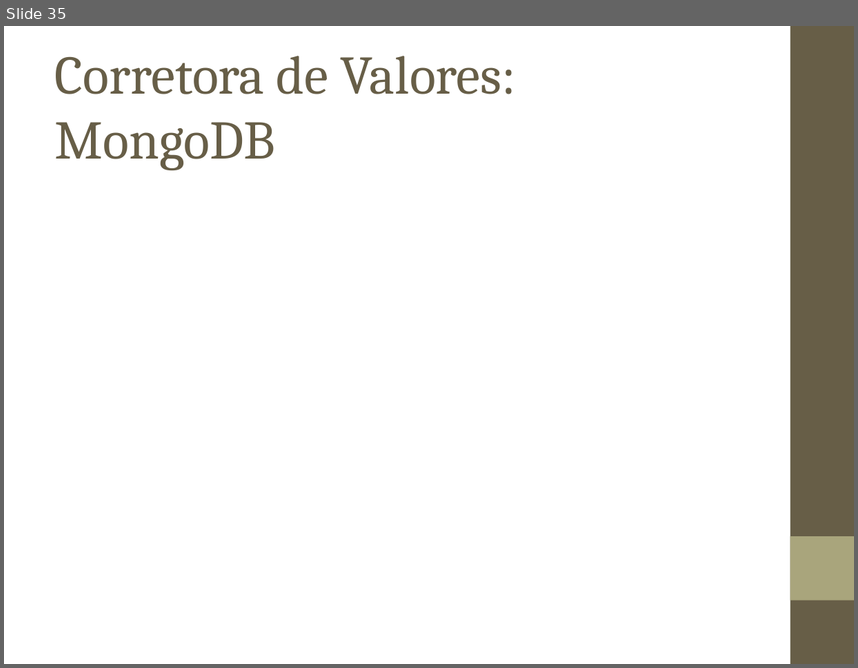
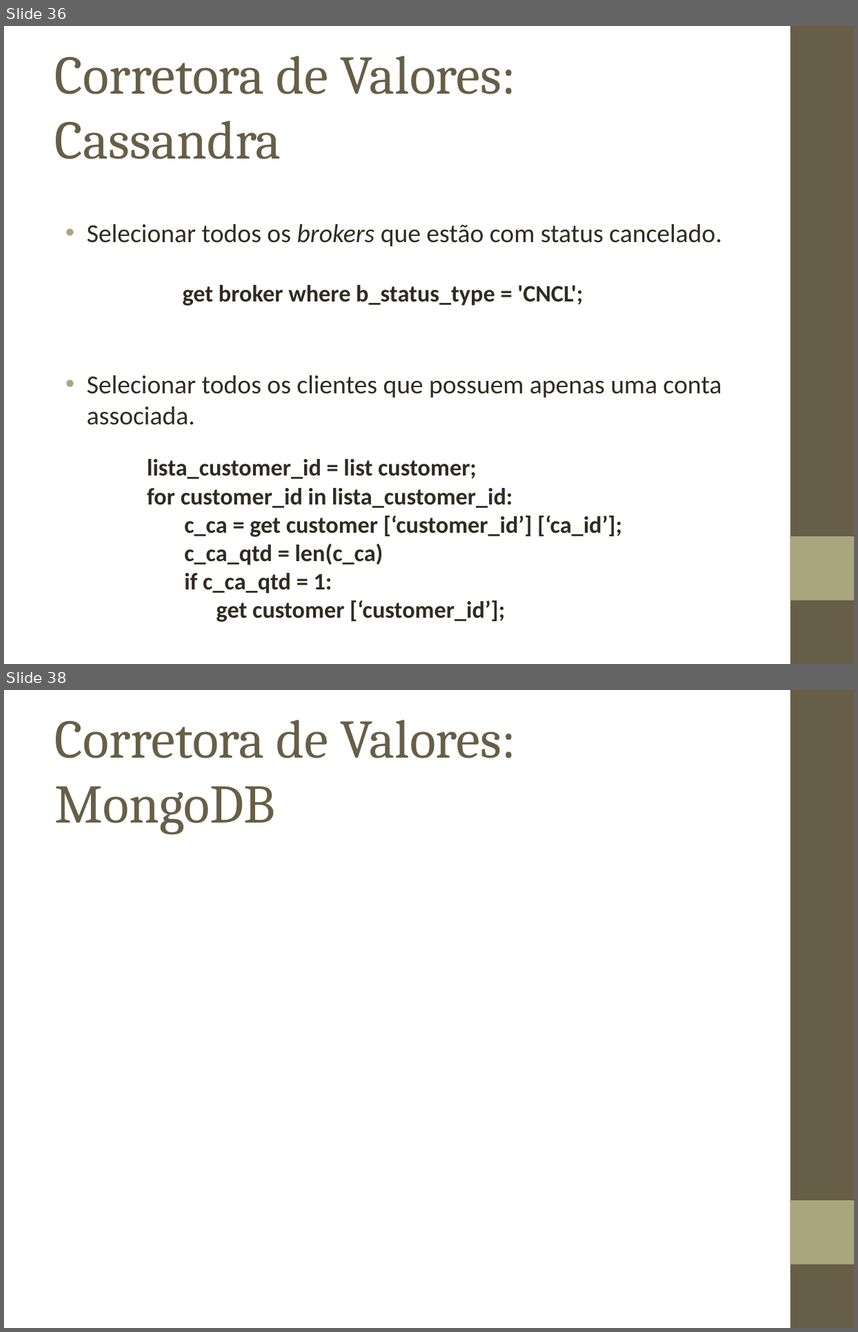
Before and after one commit to biacpaixao/Projeto_Final, a slide deck: apresentacao_projeto_final.ppt. Shown one above the other, each under a label of ours: slide 35 before the commit, slides 36 and 38 after it; the slides between them are not shown. The pictures are 858x668 and 858x1332 pixels, drawn with LibreOffice and Linux fonts; fonts in the diff are those of the drawing; background and template pictures are left out. Boxes give left, top, right and bottom in pixels: in the first picture for what was removed or moved away, otherwise in the second. Text is boxed around its words. In the diff, an @@ line names an element or a change of style, - is before the commit and + after.

```diff
--- a/apresentacao_projeto_final.ppt
+++ b/apresentacao_projeto_final.ppt
@@ slide 36 added at [4,26,854,664], background picture (left out); not listed: 2 template elements that a slide beside it also shows @@
@@ title added at [55,56,516,159], 46 pt, text #675E47 @@
+Corretora de Valores: Cassandra
@@ text added at [87,224,722,425], 22 pt, text #2F2B20 @@
+• Selecionar todos os brokers que estão com status cancelado.
+• Selecionar todos os clientes que possuem apenas uma conta associada.
@@ text added at [183,285,583,305], 20 pt, text #2F2B20, bold @@
+get broker where b_status_type = 'CNCL';
@@ text added at [147,459,622,621], 20 pt, text #2F2B20, bold @@
+lista_customer_id = list customer;
+for customer_id in lista_customer_id:
+c_ca = get customer [‘customer_id’] [‘ca_id’];
+c_ca_qtd = len(c_ca)
+if c_ca_qtd = 1:
+get customer [‘customer_id’];
@@ what was slide 35 is now slide 38 @@
```
Also in this commit, not shown: 5 slides changed, 6 other slides added, 1 slide removed, 4 other files.
